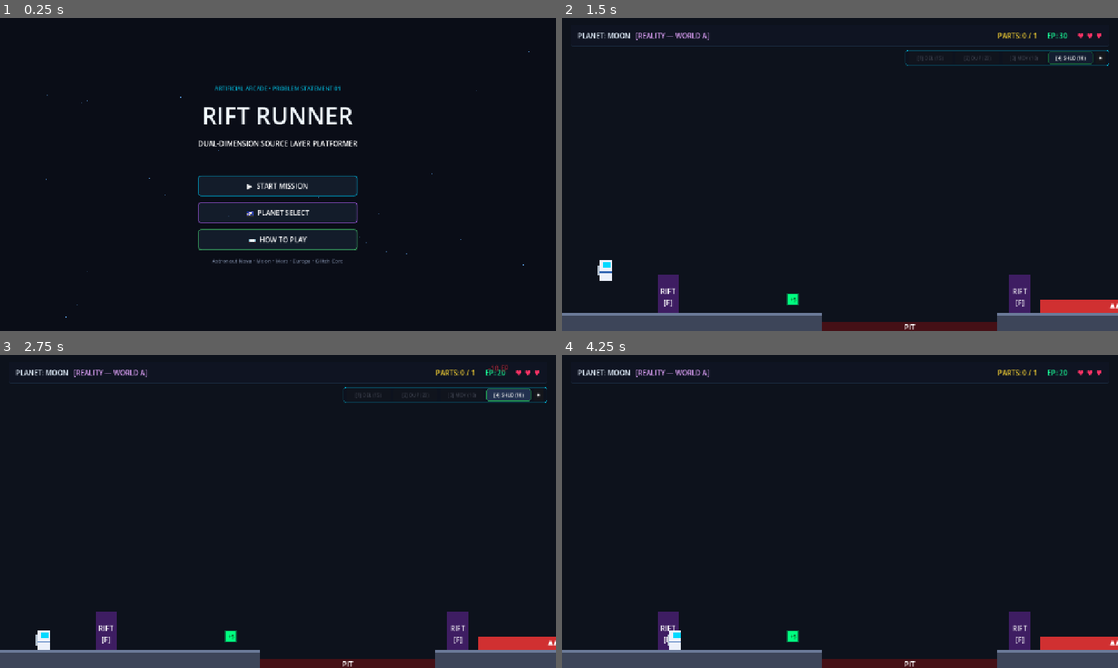
Above: before the commit, frames 1-4 (two rows, left to right).
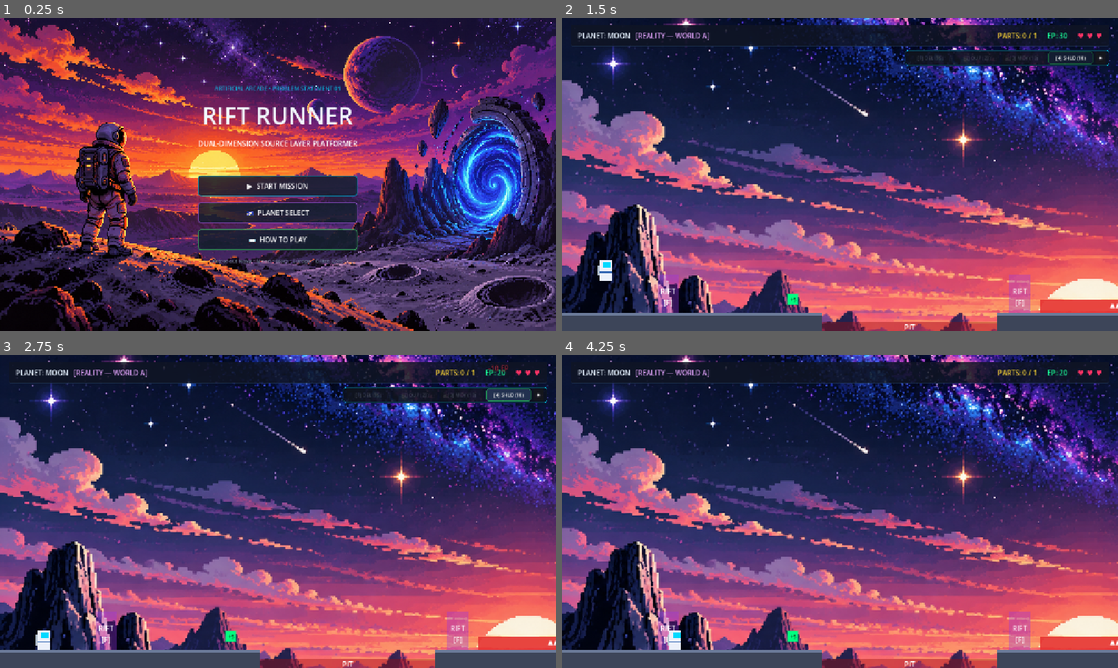
Above: after the commit, the same moments.

Repository: Pratik-sanap/Glitchverse
Game: Godot game, scene res://src/scenes/main.tscn
Same seed, same stepped clock (60 frames per second), same inputs: the game is played once before the commit and once after it.
Inputs:
- Up to frame 1 (0.25 s): no input
- Up to frame 2 (1.5 s): click "🌌 PLANET SELECT" at 0.5 s; click "LAUNCH MISSION" at 1.25 s
- Up to frame 3 (2.75 s): click "[4] SHLD (10)" at 2 s
- Up to frame 4 (4.25 s): click "✖" at 2.75 s; tap Enter at 3.5 s; hold D (move_right) from 3.53 s (still down); tap F (switch_world) at 3.6 s; tap Space (jump) at 3.77 s

The runs differ from the first frame. In frame 1, 81% of the frame differs, in the area x 0-100%, y 0-100%; in frame 2, 77%; in frame 3, 77%; in frame 4, 78%.

Commit message:
feat(ui): replace planet select placeholders with pixel art sprites

Diff:
--- a/src/scenes/gameplay.gd
+++ b/src/scenes/gameplay.gd
@@ -19,6 +19,8 @@
 var _player_node: Node2D
 var _player_visual: Node2D
 var _camera: Camera2D
+var _bg_rect_a: TextureRect
+var _bg_rect_b: TextureRect
 
 # Entity ID -> Node2D lookup for fast positional updates
 var _entity_nodes: Dictionary = {}
@@ -163,6 +165,11 @@
 	_entities_a_container.visible = (_current_world == "A")
 	_entities_b_container.visible = (_current_world == "B")
 
+	if _bg_rect_a:
+		_bg_rect_a.visible = (_current_world == "A")
+	if _bg_rect_b:
+		_bg_rect_b.visible = (_current_world == "B")
+
 
 # ── LEVEL LOADING & GENERATION ──────────────────────────────
 func _load_level_file(id: int) -> void:
@@ -206,17 +213,66 @@
 
 	# Dynamic background art from teammate if available
 	var planet_name: String = str(_level_data.get("planet", "Moon")).to_lower().replace(" ", "_")
-	var bg_tex: Texture2D = _try_load_texture([
-		"res://assets/sprites/bg_%s.png" % planet_name,
-		"res://assets/sprites/bg_level_%d.png" % _level_id,
-		"res://assets/sprites/background.png"
-	])
-	if bg_tex:
-		var bg_rect: TextureRect = TextureRect.new()
-		bg_rect.texture = bg_tex
-		bg_rect.size = Vector2(lw, lh)
-		bg_rect.stretch_mode = TextureRect.STRETCH_TILE
-		_world_root.add_child(bg_rect)
+	var is_moon: bool = (_level_id == 1 or planet_name == "moon")
+	var is_mars: bool = (_level_id == 2 or planet_name == "mars")
+	var is_europa: bool = (_level_id == 3 or planet_name == "europa")
+	var is_glitch_core: bool = (_level_id == 4 or "glitch" in planet_name)
+
+	# Dimension A background (Reality)
+	var bg_paths_a: Array[String] = []
+	if is_moon:
+		bg_paths_a.append("res://assets/art/bg/Cratered Moonset Over Alien Wasteland.png")
+	elif is_mars:
+		bg_paths_a.append("res://assets/art/bg/Crimson Planet Over Alien Canyon.png")
+	elif is_europa:
+		bg_paths_a.append("res://assets/art/bg/level3.png")
+		bg_paths_a.append("res://assets/art/bg/level_3.png")
+	elif is_glitch_core:
+		bg_paths_a.append("res://assets/art/bg/Level4.png")
+		bg_paths_a.append("res://assets/art/bg/level4.png")
+		bg_paths_a.append("res://assets/art/bg/level_4.png")
+	bg_paths_a.append("res://assets/art/bg/bg_%s_a.png" % planet_name)
+	bg_paths_a.append("res://assets/art/bg/bg_%s.png" % planet_name)
+	bg_paths_a.append("res://assets/sprites/bg_%s.png" % planet_name)
+	bg_paths_a.append("res://assets/sprites/bg_level_%d.png" % _level_id)
+	bg_paths_a.append("res://assets/sprites/background.png")
+
+	var bg_tex_a: Texture2D = _try_load_texture(bg_paths_a)
+	if bg_tex_a:
+		_bg_rect_a = TextureRect.new()
+		_bg_rect_a.name = "BackgroundA"
+		_bg_rect_a.texture = bg_tex_a
+		_bg_rect_a.size = Vector2(lw, lh)
+		_bg_rect_a.expand_mode = TextureRect.EXPAND_IGNORE_SIZE
+		_bg_rect_a.stretch_mode = TextureRect.STRETCH_KEEP_ASPECT_COVERED
+		_world_root.add_child(_bg_rect_a)
+
+	# Dimension B background (Source Layer / Glitchscape)
+	var bg_paths_b: Array[String] = []
+	if is_moon:
+		bg_paths_b.append("res://assets/art/bg/Cosmic Glitchscape_ Fractured Moon Horizon.png")
+	elif is_mars:
+		bg_paths_b.append("res://assets/art/bg/Glitched Mars Dimension at Sunset.png")
+	elif is_europa:
+		bg_paths_b.append("res://assets/art/bg/glitchedLevel3.png")
+		bg_paths_b.append("res://assets/art/bg/glitched_level_3.png")
+	elif is_glitch_core:
+		bg_paths_b.append("res://assets/art/bg/glitchedLevel4.png")
+		bg_paths_b.append("res://assets/art/bg/glitched_level_4.png")
+	bg_paths_b.append("res://assets/art/bg/bg_%s_b.png" % planet_name)
+	bg_paths_b.append("res://assets/sprites/bg_%s_b.png" % planet_name)
+	bg_paths_b.append("res://assets/sprites/bg_glitch.png")
+
+	var bg_tex_b: Texture2D = _try_load_texture(bg_paths_b)
+	if bg_tex_b:
+		_bg_rect_b = TextureRect.new()
+		_bg_rect_b.name = "BackgroundB"
+		_bg_rect_b.texture = bg_tex_b
+		_bg_rect_b.size = Vector2(lw, lh)
+		_bg_rect_b.expand_mode = TextureRect.EXPAND_IGNORE_SIZE
+		_bg_rect_b.stretch_mode = TextureRect.STRETCH_KEEP_ASPECT_COVERED
+		_bg_rect_b.visible = false
+		_world_root.add_child(_bg_rect_b)
 
 	# Containers
 	_platforms_container = Node2D.new()
--- a/src/scenes/level_select.gd
+++ b/src/scenes/level_select.gd
@@ -11,7 +11,8 @@
 		"desc": "Lunar Outpost\nTutorial & Basics",
 		"parts": 1,
 		"color": Color(0.65, 0.72, 0.85),
-		"bg_accent": Color(0.12, 0.16, 0.24)
+		"bg_accent": Color(0.12, 0.16, 0.24),
+		"sprite": "res://assets/art/bg/Pixel-Art Cratered Moon Sprite.png"
 	},
 	{
 		"id": 2,
@@ -19,7 +20,8 @@
 		"desc": "Crimson Dunes\nWide Pits & Heavy Walls",
 		"parts": 1,
 		"color": Color(1.0, 0.38, 0.25),
-		"bg_accent": Color(0.24, 0.08, 0.08)
+		"bg_accent": Color(0.24, 0.08, 0.08),
+		"sprite": "res://assets/art/bg/Pixel-Art Mars Sprite.png"
 	},
 	{
 		"id": 3,
@@ -27,7 +29,8 @@
 		"desc": "Frozen Depths\nDouble Spikes & Monster Rift",
 		"parts": 2,
 		"color": Color(0.2, 0.9, 1.0),
-		"bg_accent": Color(0.06, 0.18, 0.24)
+		"bg_accent": Color(0.06, 0.18, 0.24),
+		"sprite": "res://assets/art/bg/Pixel Art Europa Ice Moon.png"
 	},
 	{
 		"id": 4,
@@ -35,7 +38,8 @@
 		"desc": "Source Dimension\nFinal Core Synchronization",
 		"parts": 2,
 		"color": Color(0.85, 0.3, 1.0),
-		"bg_accent": Color(0.2, 0.06, 0.25)
+		"bg_accent": Color(0.2, 0.06, 0.25),
+		"sprite": "res://assets/art/bg/Glitched Neon Energy Planet.png"
 	}
 ]
 
@@ -148,15 +152,26 @@
 	name_lbl.add_theme_font_size_override("font_size", 24)
 	vbox.add_child(name_lbl)
 
-	# Planet Visual Orb
+	# Planet Visual Sprite / Orb
 	var orb_center: CenterContainer = CenterContainer.new()
 	orb_center.custom_minimum_size = Vector2(0, 100)
 	vbox.add_child(orb_center)
 
-	var orb: ColorRect = ColorRect.new()
-	orb.custom_minimum_size = Vector2(64, 64)
-	orb.color = accent if unlocked else Color(0.25, 0.28, 0.35)
-	orb_center.add_child(orb)
+	var sprite_path: String = String(info.get("sprite", ""))
+	if sprite_path != "" and ResourceLoader.exists(sprite_path):
+		var planet_rect: TextureRect = TextureRect.new()
+		planet_rect.custom_minimum_size = Vector2(88, 88)
+		planet_rect.texture = load(sprite_path)
+		planet_rect.expand_mode = TextureRect.EXPAND_IGNORE_SIZE
+		planet_rect.stretch_mode = TextureRect.STRETCH_KEEP_ASPECT_CENTERED
+		if not unlocked:
+			planet_rect.modulate = Color(0.35, 0.35, 0.38, 0.5)
+		orb_center.add_child(planet_rect)
+	else:
+		var orb: ColorRect = ColorRect.new()
+		orb.custom_minimum_size = Vector2(64, 64)
+		orb.color = accent if unlocked else Color(0.25, 0.28, 0.35)
+		orb_center.add_child(orb)
 
 	# Description
 	var desc_lbl: Label = Label.new()
Binary file added: assets/art/bg/Cosmic Glitchscape_ Fractured Moon Horizon.png
Not shown, added: assets/art/bg/Cosmic Glitchscape_ Fractured Moon Horizon.png.import
Binary file added: assets/art/bg/Cratered Moonset Over Alien Wasteland.png
Not shown, added: assets/art/bg/Cratered Moonset Over Alien Wasteland.png.import
Binary file added: assets/art/bg/Crimson Planet Over Alien Canyon.png
Not shown, added: assets/art/bg/Crimson Planet Over Alien Canyon.png.import
Binary file added: assets/art/bg/Glitched Mars Dimension at Sunset.png
Not shown, added: assets/art/bg/Glitched Mars Dimension at Sunset.png.import
Binary file added: assets/art/bg/Glitched Neon Energy Planet.png
Not shown, added: assets/art/bg/Glitched Neon Energy Planet.png.import
Binary file added: assets/art/bg/Level4.png
Not shown, added: assets/art/bg/Level4.png.import
(and 16 more such lines)
